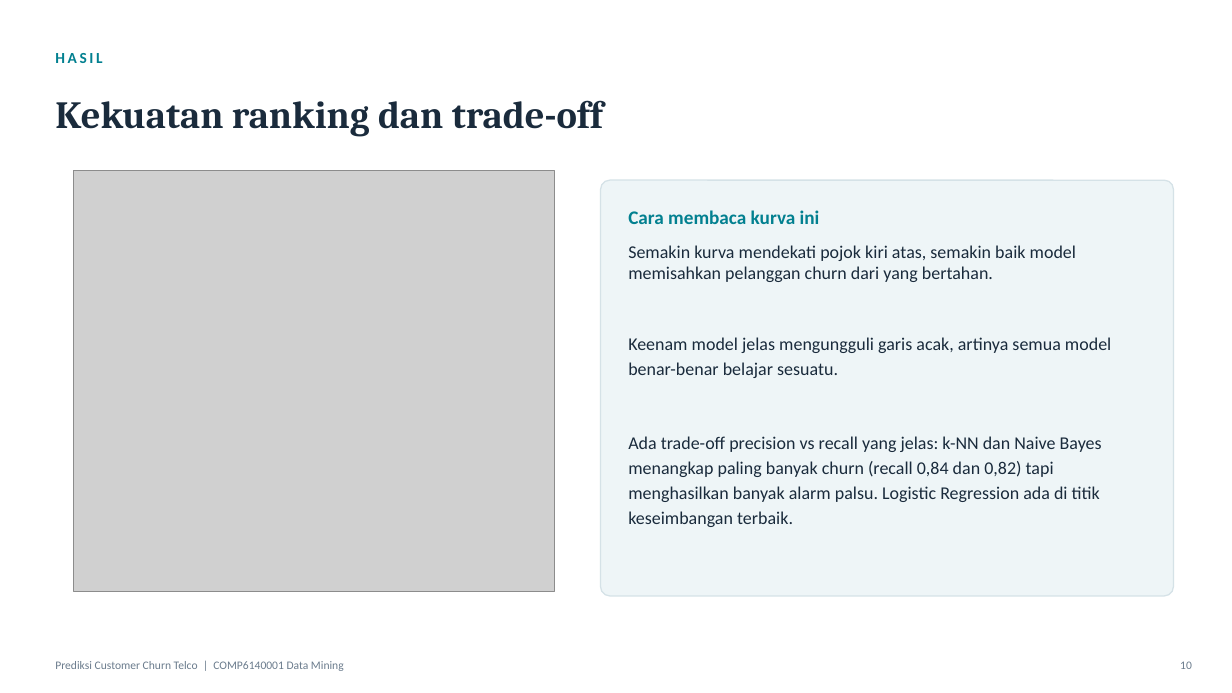
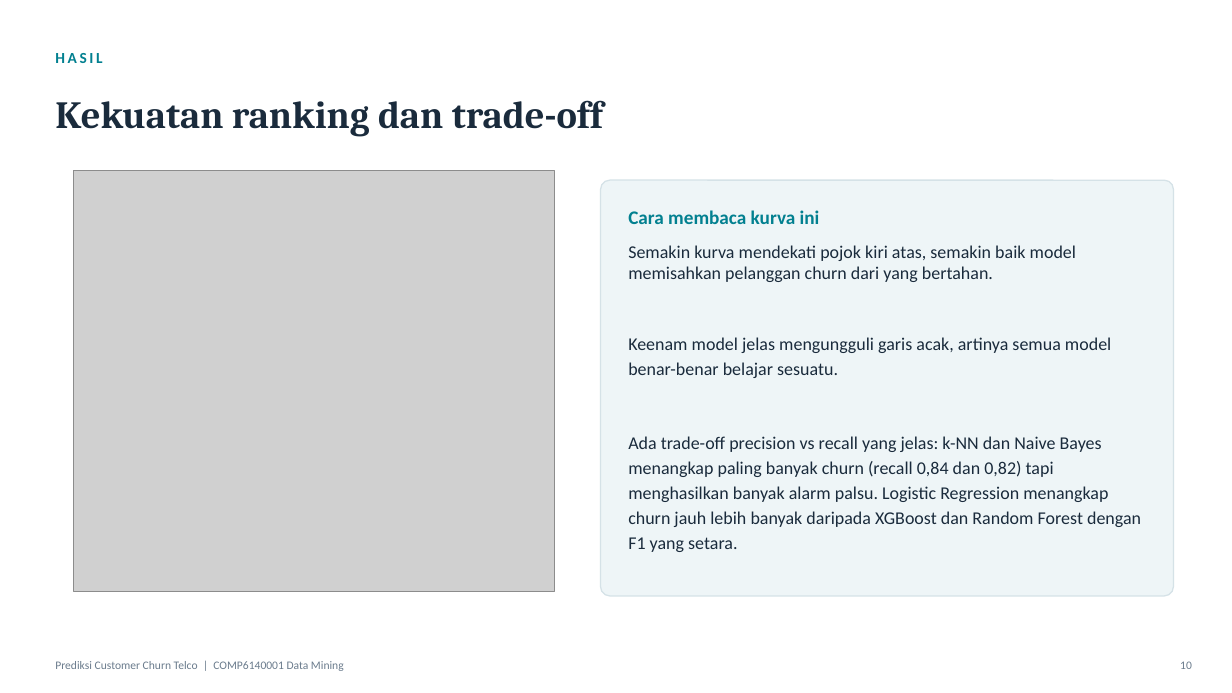
Before and after one commit to Lionel06-bv/telco-churn-datamining, a slide deck: slide 10 of slides/Telco_Churn_Presentation.pptx. Drawn at 1232x693 pixels with LibreOffice and Linux fonts; fonts in the diff are those of the drawing; grey boxes stand for pictures. Boxes give left, top, right and bottom in pixels: in the first picture for what was removed or moved away, otherwise in the second. Text is boxed around its words. In the diff, an @@ line names an element or a change of style, - is before the commit and + after.

```diff
--- a/slides/Telco_Churn_Presentation.pptx
+++ b/slides/Telco_Churn_Presentation.pptx
@@ text at [628,436,1141,552]: text changed @@
-Ada trade-off precision vs recall yang jelas: k-NN dan Naive Bayes menangkap paling banyak churn (recall 0,84 dan 0,82) tapi menghasilkan banyak alarm palsu. Logistic Regression ada di titik keseimbangan terbaik.
+Ada trade-off precision vs recall yang jelas: k-NN dan Naive Bayes menangkap paling banyak churn (recall 0,84 dan 0,82) tapi menghasilkan banyak alarm palsu. Logistic Regression menangkap churn jauh lebih banyak daripada XGBoost dan Random Forest dengan F1 yang setara.
```
Also in this commit, not shown: 2 other slides changed, 10 other files.
